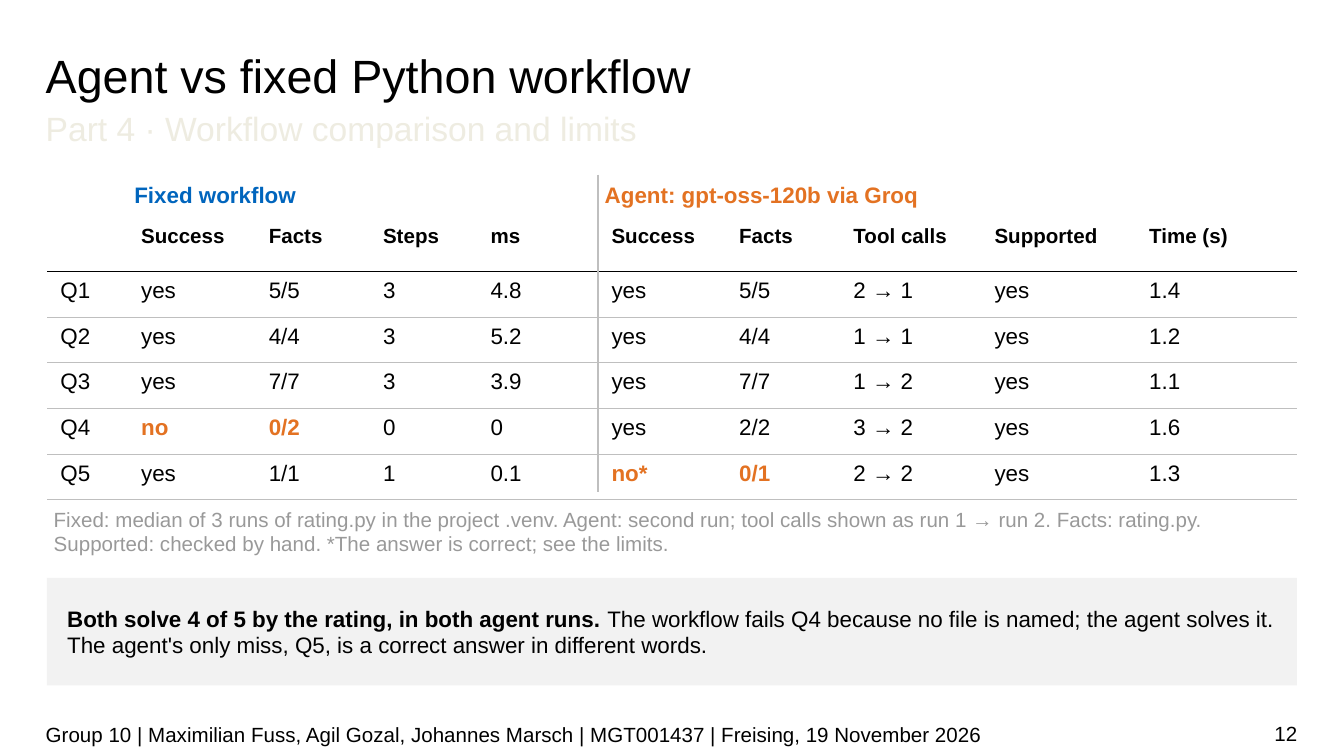
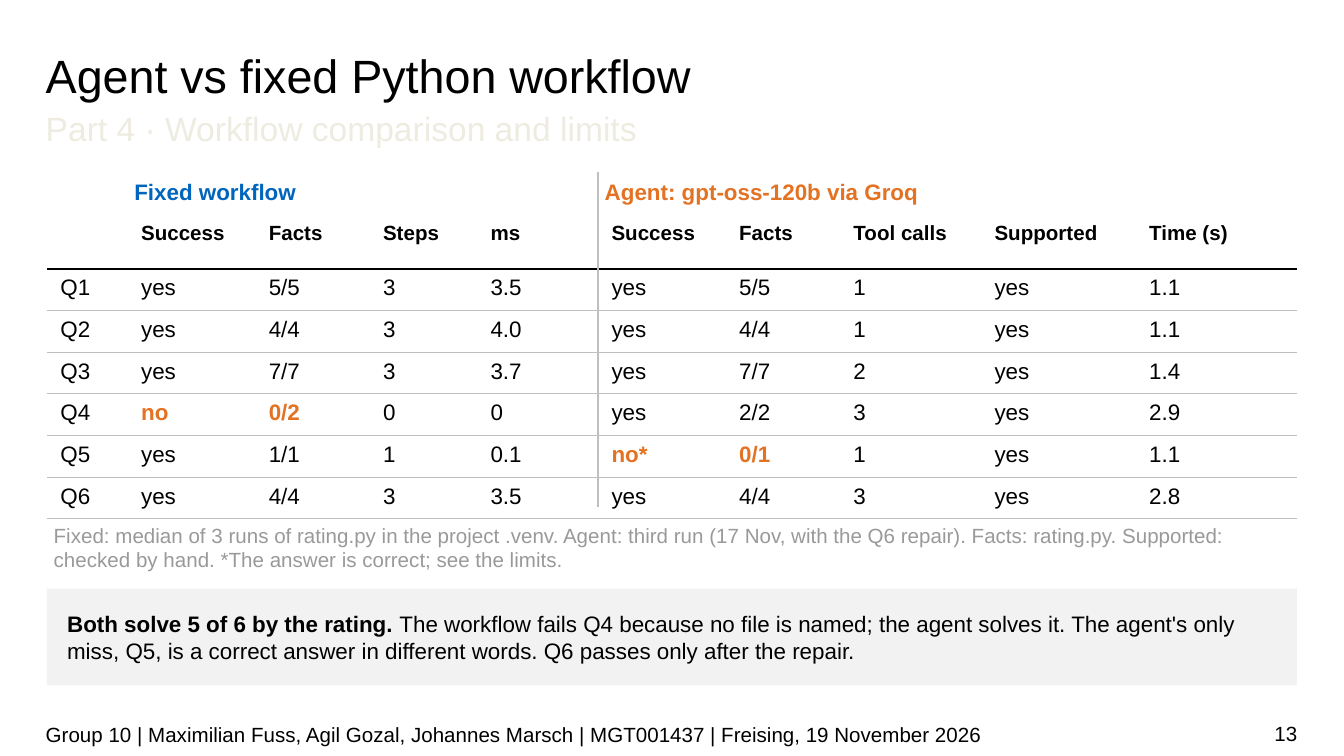
Before and after one commit to JPMarsch/Python_Group_10, a slide deck: slide 13 of presentation/G10_presentation_draft.pptx (slide 12 before the commit). Drawn at 1344x756 pixels with LibreOffice and Linux fonts; fonts in the diff are those of the drawing; background and template pictures are left out. Boxes give left, top, right and bottom in pixels: in the first picture for what was removed or moved away, otherwise in the second. Text is boxed around its words. In the diff, an @@ line names an element or a change of style, - is before the commit and + after.

```diff
--- a/presentation/G10_presentation_draft.pptx
+++ b/presentation/G10_presentation_draft.pptx
@@ line moved from (598, 175) - (598, 492) to (598, 172) - (598, 507) @@
@@ table at bbox=[47, 215, 1297, 519] @@
-row 2: Q1 | yes | 5/5 | 3 | 4.8 | yes | 5/5 | 2 → 1 | yes | 1.4
-row 3: Q2 | yes | 4/4 | 3 | 5.2 | yes | 4/4 | 1 → 1 | yes | 1.2
-row 4: Q3 | yes | 7/7 | 3 | 3.9 | yes | 7/7 | 1 → 2 | yes | 1.1
-row 5: Q4 | no | 0/2 | 0 | 0 | yes | 2/2 | 3 → 2 | yes | 1.6
-row 6: Q5 | yes | 1/1 | 1 | 0.1 | no* | 0/1 | 2 → 2 | yes | 1.3
+row 2: Q1 | yes | 5/5 | 3 | 3.5 | yes | 5/5 | 1 | yes | 1.1
+row 3: Q2 | yes | 4/4 | 3 | 4.0 | yes | 4/4 | 1 | yes | 1.1
+row 4: Q3 | yes | 7/7 | 3 | 3.7 | yes | 7/7 | 2 | yes | 1.4
+row 5: Q4 | no | 0/2 | 0 | 0 | yes | 2/2 | 3 | yes | 2.9
+row 6: Q5 | yes | 1/1 | 1 | 0.1 | no* | 0/1 | 1 | yes | 1.1
+row 7: Q6 | yes | 4/4 | 3 | 3.5 | yes | 4/4 | 3 | yes | 2.8
@@ text at bbox=[54, 528, 1223, 571]: text changed @@
-Fixed: median of 3 runs of rating.py in the project .venv. Agent: second run; tool calls shown as run 1 → run 2. Facts: rating.py. Supported: checked by hand. *The answer is correct; see the limits.
+Fixed: median of 3 runs of rating.py in the project .venv. Agent: third run (17 Nov, with the Q6 repair). Facts: rating.py. Supported: checked by hand. *The answer is correct; see the limits.
@@ rectangle "Both solve 5 of 6 ...": place and size @@
-rectangle "Both solve 5 of 6 ..." at bbox=[47, 578, 1297, 685]
+rectangle "Both solve 5 of 6 ..." at bbox=[47, 589, 1297, 685]
@@ text in rectangle at bbox=[67, 615, 1235, 664]: text changed @@
-Both solve 4 of 5 by the rating, in both agent runs. The workflow fails Q4 because no file is named; the agent solves it. The agent's only miss, Q5, is a correct answer in different words.
+Both solve 5 of 6 by the rating. The workflow fails Q4 because no file is named; the agent solves it. The agent's only miss, Q5, is a correct answer in different words. Q6 passes only after the repair.
@@ page number at bbox=[1274, 726, 1297, 742]: text changed @@
-12
+13
```
Also in this commit, not shown: 7 other slides changed, 1 slide added.
